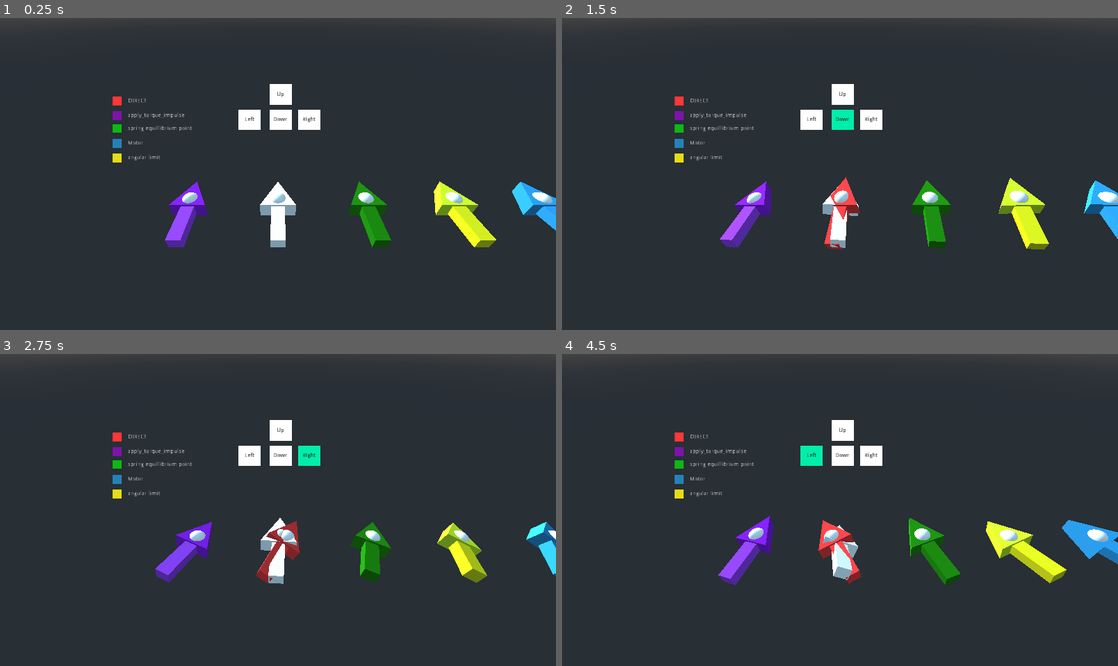
Above: before the commit, frames 1-4 (two rows, left to right).
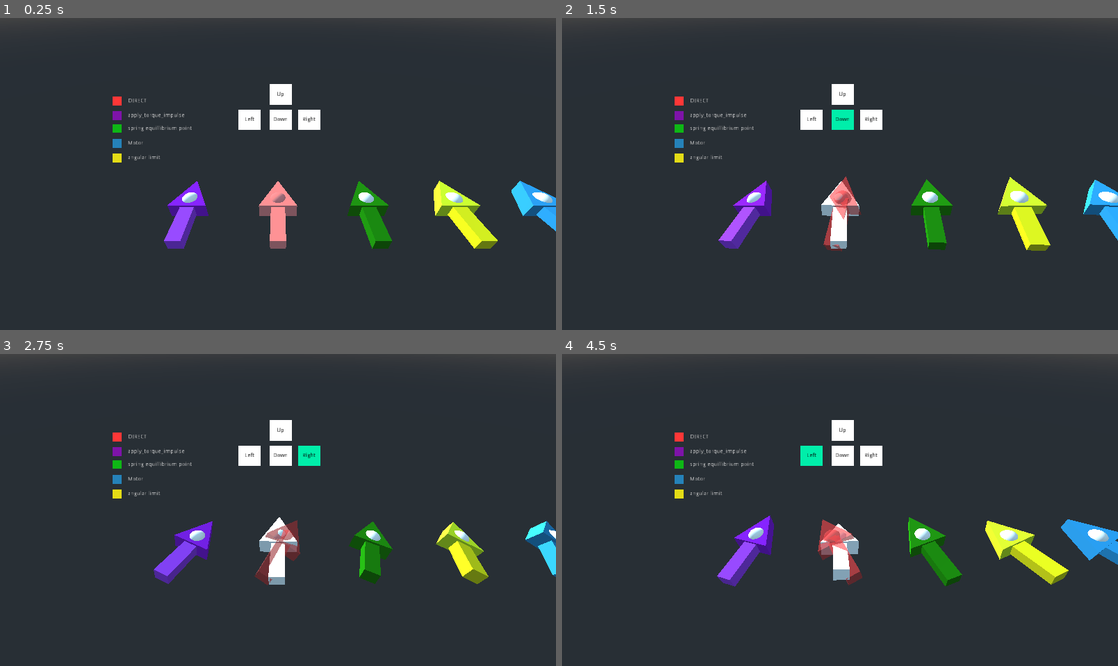
Above: after the commit, the same moments.

Repository: Wapit1/physic_joint_rotation_showcase
Game: Godot game, scene res://Main.tscn
The game is run twice, just before and just after one commit, with the same random seed, the same clock (stepped at 60 frames per second) and the same inputs.
Inputs:
- Up to frame 1 (0.25 s): no input
- Up to frame 2 (1.5 s): tap Enter (ui_accept) at 0.5, 0.77, 1.07 s; hold Right (ui_right) 0.53-1.28 s; hold W (ui_high) 0.53-1.28 s; tap Tab (ui_focus_next) at 0.6 s; hold Down (ui_down) from 1.28 s (still down); tap W (ui_high) at 1.35 s
- Up to frame 3 (2.75 s): tap Enter (ui_accept) at 1.52, 1.82, 2.3 s; tap S (ui_low) at 1.55 s; release Down (ui_down) at 2.03 s; hold Right (ui_right) from 2.03 s (still down); hold S (ui_low) from 2.03 s (still down)
- Up to frame 4 (4.5 s): release Right (ui_right) at 2.78 s; release S (ui_low) at 2.78 s; hold Up (ui_up) 2.78-3.53 s; tap Enter (ui_accept) at 2.85, 3.02, 3.32, 3.77, 4.07 s; tap Tab (ui_focus_next) at 3.05, 3.6 s; hold W (ui_high) 3.53-4.28 s; hold Left (ui_left) from 3.53 s (still down); tap W (ui_high) at 4.35 s

The runs differ from the first frame. In frame 1, 1.2% of the frame differs, in the area x 29-100%, y 52-74%; in frame 2, 1.0%; in frame 3, 1.0%; in frame 4, 1.3%, in the area x 27-100%, y 51-75%.

Commit message:
fix roll on PID, all axis working

Diff:
--- a/Main.tscn
+++ b/Main.tscn
@@ -9,29 +9,32 @@
 [ext_resource path="res://PID_apply_torque.gd" type="Script" id=7]
 
 [sub_resource type="PrismMesh" id=1]
+size = Vector3( 2.1, 2.1, 2.1 )
+
+[sub_resource type="SpatialMaterial" id=9]
+
+[sub_resource type="CubeMesh" id=3]
+size = Vector3( 2.1, 2.1, 2.1 )
+
+[sub_resource type="BoxShape" id=6]
+
+[sub_resource type="SphereMesh" id=4]
+radius = 0.51
+height = 1.0
 
 [sub_resource type="SpatialMaterial" id=2]
-albedo_color = Color( 1, 0.215686, 0.215686, 1 )
-
-[sub_resource type="CubeMesh" id=3]
-
-[sub_resource type="SphereMesh" id=4]
-radius = 0.5
-height = 1.0
+flags_transparent = true
+albedo_color = Color( 1, 0.215686, 0.215686, 0.584314 )
 
 [sub_resource type="SpatialMaterial" id=5]
 albedo_color = Color( 0.145098, 0.509804, 0.72549, 1 )
 
-[sub_resource type="BoxShape" id=6]
-
 [sub_resource type="SpatialMaterial" id=7]
 albedo_color = Color( 0.521569, 0.109804, 0.803922, 1 )
 
 [sub_resource type="SpatialMaterial" id=8]
 albedo_color = Color( 0.592157, 0.239216, 0.858824, 1 )
 
-[sub_resource type="SpatialMaterial" id=9]
-
 [sub_resource type="SpatialMaterial" id=10]
 albedo_color = Color( 0.772549, 0.862745, 0.137255, 1 )
 
@@ -49,6 +52,42 @@
 [node name="Main" type="StaticBody"]
 script = ExtResource( 2 )
 
+[node name="PID apply_torque" type="RigidBody" parent="."]
+mass = 0.1
+gravity_scale = 0.0
+can_sleep = false
+script = ExtResource( 7 )
+
+[node name="MeshInstance" type="MeshInstance" parent="PID apply_torque"]
+transform = Transform( 1, 0, 0, 0, -4.37114e-08, -0.410128, 0, 1, -1.79273e-08, 0, 0, 1.43858 )
+mesh = SubResource( 1 )
+material/0 = SubResource( 9 )
+
+[node name="MeshInstance2" type="MeshInstance" parent="PID apply_torque"]
+transform = Transform( 0.36975, 0, 0, 0, 0.301528, 0, 0, 0, 1.3304, 0, 0, -0.407867 )
+mesh = SubResource( 3 )
+material/0 = null
+
+[node name="CollisionShape" type="CollisionShape" parent="PID apply_torque"]
+shape = SubResource( 6 )
+
+[node name="Generic6DOFJoint" type="Generic6DOFJoint" parent="PID apply_torque"]
+nodes/node_a = NodePath("../..")
+nodes/node_b = NodePath("..")
+angular_limit_x/enabled = false
+angular_spring_x/stiffness = 0.1
+angular_spring_x/damping = 0.005
+angular_limit_y/enabled = false
+angular_spring_y/enabled = true
+angular_spring_y/stiffness = 0.1
+angular_spring_y/damping = 0.01
+angular_limit_z/enabled = false
+
+[node name="MeshInstance3" type="MeshInstance" parent="PID apply_torque"]
+transform = Transform( 1, 0, 0, 0, 1, 0, 0, 0, 1, 0, 0.15, 1 )
+mesh = SubResource( 4 )
+material/0 = null
+
 [node name="Direct" type="Spatial" parent="."]
 script = ExtResource( 1 )
 
@@ -65,7 +104,7 @@
 [node name="MeshInstance4" type="MeshInstance" parent="Direct"]
 transform = Transform( 1, 0, 0, 0, 1, 0, 0, 0, 1, 0, 0.15, 1 )
 mesh = SubResource( 4 )
-material/0 = null
+material/0 = SubResource( 2 )
 
 [node name="motor" type="RigidBody" parent="."]
 transform = Transform( 1, 0, 0, 0, 1, 0, 0, 0, 1, -15, 0, 0 )
@@ -143,42 +182,6 @@
 mesh = SubResource( 4 )
 material/0 = null
 
-[node name="PID apply_torque" type="RigidBody" parent="."]
-mass = 0.1
-gravity_scale = 0.0
-can_sleep = false
-script = ExtResource( 7 )
-
-[node name="MeshInstance" type="MeshInstance" parent="PID apply_torque"]
-transform = Transform( 1, 0, 0, 0, -4.37114e-08, -0.410128, 0, 1, -1.79273e-08, 0, 0, 1.43858 )
-mesh = SubResource( 1 )
-material/0 = SubResource( 9 )
-
-[node name="MeshInstance2" type="MeshInstance" parent="PID apply_torque"]
-transform = Transform( 0.36975, 0, 0, 0, 0.301528, 0, 0, 0, 1.3304, 0, 0, -0.407867 )
-mesh = SubResource( 3 )
-material/0 = null
-
-[node name="CollisionShape" type="CollisionShape" parent="PID apply_torque"]
-shape = SubResource( 6 )
-
-[node name="Generic6DOFJoint" type="Generic6DOFJoint" parent="PID apply_torque"]
-nodes/node_a = NodePath("../..")
-nodes/node_b = NodePath("..")
-angular_limit_x/enabled = false
-angular_spring_x/stiffness = 0.1
-angular_spring_x/damping = 0.005
-angular_limit_y/enabled = false
-angular_spring_y/enabled = true
-angular_spring_y/stiffness = 0.1
-angular_spring_y/damping = 0.01
-angular_limit_z/enabled = false
-
-[node name="MeshInstance3" type="MeshInstance" parent="PID apply_torque"]
-transform = Transform( 1, 0, 0, 0, 1, 0, 0, 0, 1, 0, 0.15, 1 )
-mesh = SubResource( 4 )
-material/0 = null
-
 [node name="angular_limit" type="RigidBody" parent="."]
 transform = Transform( 1, 0, 0, 0, 1, 0, 0, 0, 1, -10, 0, 0 )
 mass = 0.01
--- a/PID_apply_torque.gd
+++ b/PID_apply_torque.gd
@@ -18,58 +18,37 @@
 var is_targetting := true
 
 func _physics_process(delta):
-#	target_rot = Vector3.ZERO
-#	if Input.is_action_pressed("ui_up"):
-#		target_rot += Vector3((-delta),0,0)
-##		print(target_rot/TAU)
-#	if Input.is_action_pressed("ui_down"):
-#		target_rot += Vector3(delta,0,0)
-##		print(target_rot/TAU)
-#	if Input.is_action_pressed("ui_left"):
-#		target_rot += Vector3(0,-delta,0)
-##		print(target_rot/TAU)
-#	if Input.is_action_pressed("ui_right"):
-#		target_rot += Vector3(0,delta,0)
-##		print(target_rot/TAU)
-#	if Input.is_action_pressed("ui_high"):
-#		target_rot += Vector3(0,0,delta)
-##		print(target_rot/TAU)
-#	if Input.is_action_pressed("ui_low"):
-#		target_rot += Vector3(0,0,-delta)
-#
-#	if Input.is_action_just_pressed("ui_accept"):
-#		target_rot =  Vector3.ZERO
+
 #
 	if Input.is_action_just_pressed("ui_focus_next"):
 		is_targetting = !is_targetting
+		print(rotation_degrees)
 
-#	if target_rot.length() >= PI:
-#		target_rot = target_rot.normalized() *PI
 
 	var correction_to_zero = PID(-angular_velocity,delta,0)
 	add_torque(correction_to_zero)
 
 	if is_targetting:
 		var target_basis = get_parent().get_node("Direct").transform.basis
-#
-#		target_basis = target_basis.rotated(Vector3(0,1,0),-target_rot.y)
-#		target_basis = target_basis.rotated(Vector3(1,0,0),-target_rot.x)
-#		target_basis = target_basis.rotated(Vector3(0,0,1),-target_rot.z)
-
 		var error_target :Vector3 = - target_basis.z.cross(transform.basis.z)
-
 		var correction_to_target = PID(error_target,delta,1)
-
 		add_torque(correction_to_target)
 
 
-#		var error_roll : Vector3 = transform.basis.z * (target_basis.get_euler().z - transform.basis.get_euler().z)
+#
 		var error_roll : Vector3
-
-		if target_basis.x.cross(transform.basis.x).z > 0 :
-			error_roll = transform.basis.z * (target_basis.x.cross( transform.basis.x).length())
+		var cross_p_roll :Vector3 = target_basis.x.cross(transform.basis.x)
+		if target_basis.x.x > 0 && target_basis.y.y > 0 || target_basis.z.z > 0:
+#		if true:
+			if cross_p_roll.z > 0 :
+				error_roll = transform.basis.z * - cross_p_roll.length()
+			else:
+				error_roll = transform.basis.z *  cross_p_roll.length()
 		else:
-			error_roll = transform.basis.z * - (target_basis.x.cross( transform.basis.x).length())
+			if cross_p_roll.z > 0 :
+				error_roll = transform.basis.z * cross_p_roll.length()
+			else:
+				error_roll = transform.basis.z * - cross_p_roll.length()
 		add_torque(PID(error_roll,delta,2))
 
 
